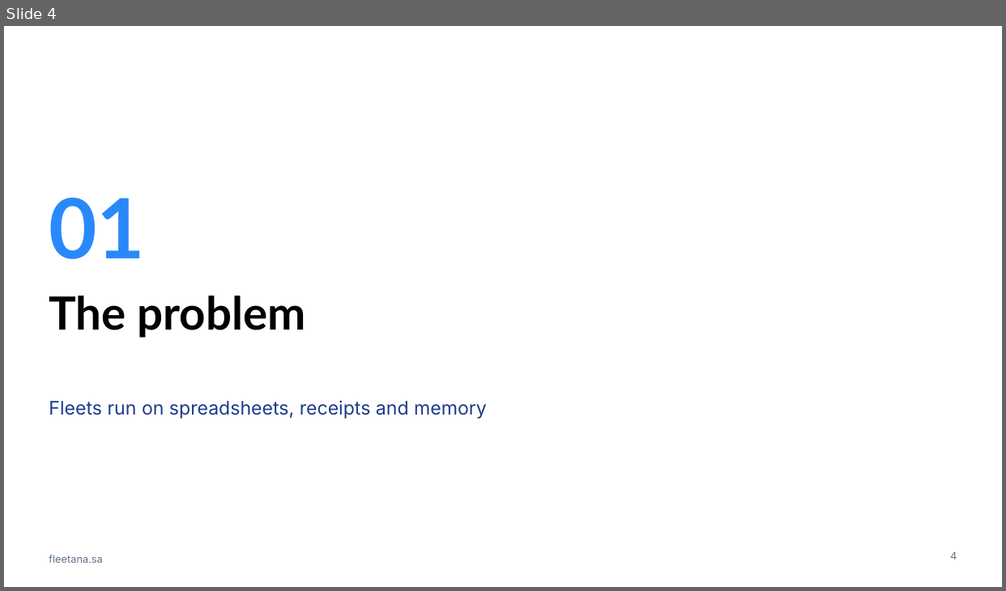
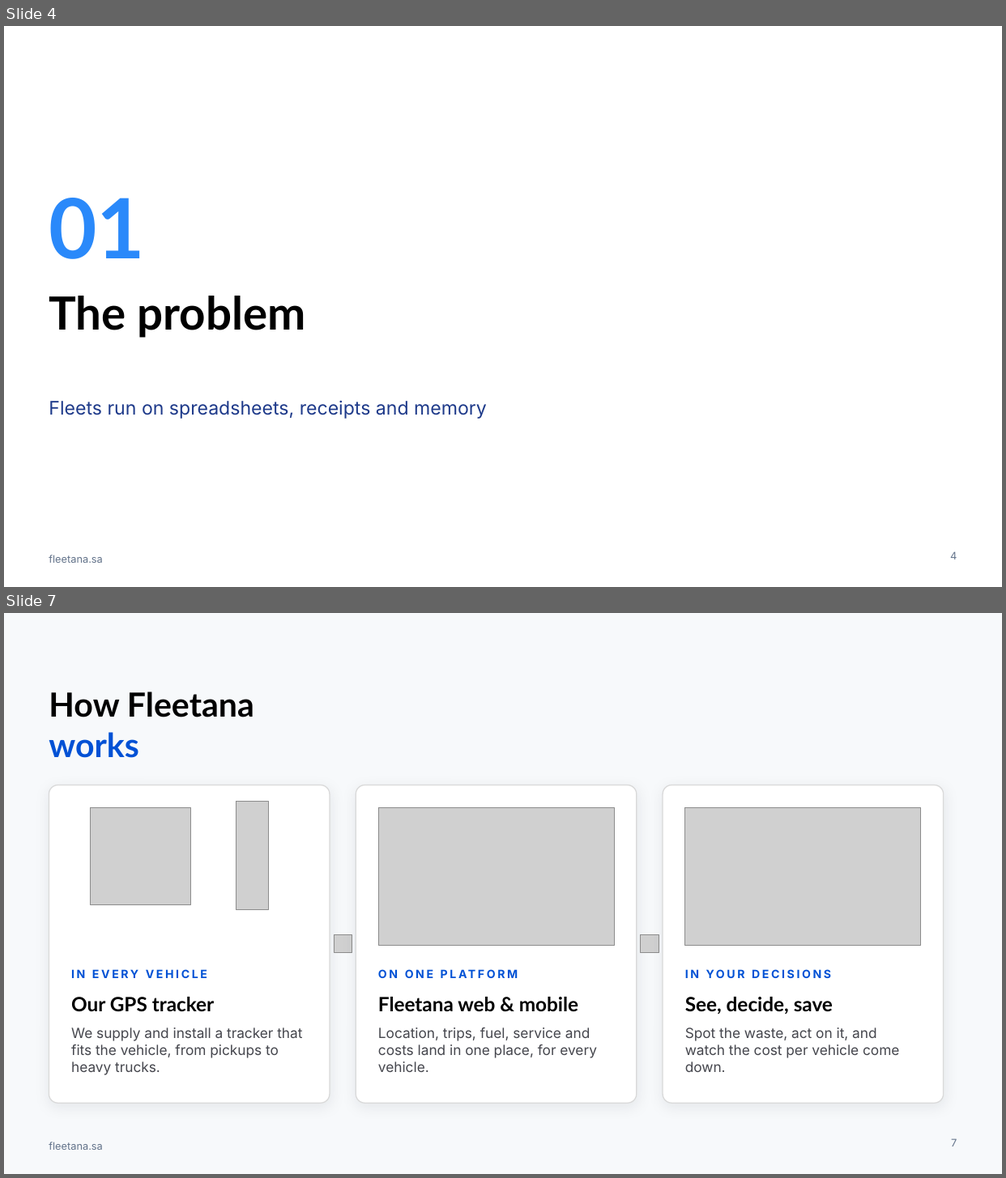
Before and after one commit to AbdallahDaban/Claude, a slide deck: fleetana-launch/brand/profile/Fleetana-Company-Profile-EN.pptx. Shown one above the other, each under a label of ours: slide 4 before the commit, slides 4 and 7 after it; the slides between them are not shown. The pictures are 1006x591 and 1006x1178 pixels, drawn with LibreOffice and Linux fonts; fonts in the diff are those of the drawing; grey boxes stand for pictures; background and template pictures are left out. Boxes give left, top, right and bottom in pixels: in the first picture for what was removed or moved away, otherwise in the second. Text is boxed around its words. In the diff, an @@ line names an element or a change of style, - is before the commit and + after.

```diff
--- a/fleetana-launch/brand/profile/Fleetana-Company-Profile-EN.pptx
+++ b/fleetana-launch/brand/profile/Fleetana-Company-Profile-EN.pptx
@@ slide 7 added at (4, 613, 1002, 1174), background #F7F9FB; not listed: 1 template element that a slide beside it also shows @@
@@ title added at (49, 692, 254, 758), 32 pt, text #000000, bold @@
+How Fleetana
+works
@@ rounded rectangle added at (49, 786, 330, 1103), fill #FFFFFF, outline #D9D9D9 1 pt @@
@@ picture added at (236, 802, 268, 910) @@
@@ rounded rectangle added at (356, 786, 637, 1103), fill #FFFFFF, outline #D9D9D9 1 pt @@
@@ rounded rectangle added at (663, 786, 944, 1103), fill #FFFFFF, outline #D9D9D9 1 pt @@
@@ picture added at (90, 807, 190, 905) @@
@@ picture added at (378, 807, 614, 945) @@
@@ picture added at (685, 807, 921, 945) @@
@@ picture added at (334, 935, 352, 953) @@
@@ picture added at (641, 935, 659, 953) @@
@@ text added at (71, 969, 207, 978), 11 pt, text #0051D5, bold @@
+IN EVERY VEHICLE
@@ text added at (378, 964, 614, 986), 11 pt, text #0051D5, bold @@
+ON ONE PLATFORM
@@ text added at (685, 969, 745, 978), 11 pt, text #0051D5, bold @@
+IN YOUR DECISIONS
@@ text added at (71, 997, 214, 1012), 19 pt, text #000000, bold @@
+Our GPS tracker
@@ text added at (378, 997, 578, 1012), 19 pt, text #000000, bold @@
+Fleetana web & mobile
@@ text added at (685, 997, 833, 1014), 19 pt, text #000000, bold @@
+See, decide, save
@@ text added at (71, 1028, 302, 1076), 13.5 pt, text #45464D @@
+We supply and install a tracker that fits the vehicle, from pickups to heavy trucks.
@@ text added at (378, 1028, 597, 1072), 13.5 pt, text #45464D @@
+Location, trips, fuel, service and costs land in one place, for every vehicle.
@@ text added at (685, 1028, 899, 1072), 13.5 pt, text #45464D @@
+Spot the waste, act on it, and watch the cost per vehicle come down.
@@ page number added at (951, 1139, 957, 1147), 10 pt, text #64748B @@
+7
```
Also in this commit, not shown: 10 slides changed, 6 other slides added, 6 slides removed, 4 other files.
